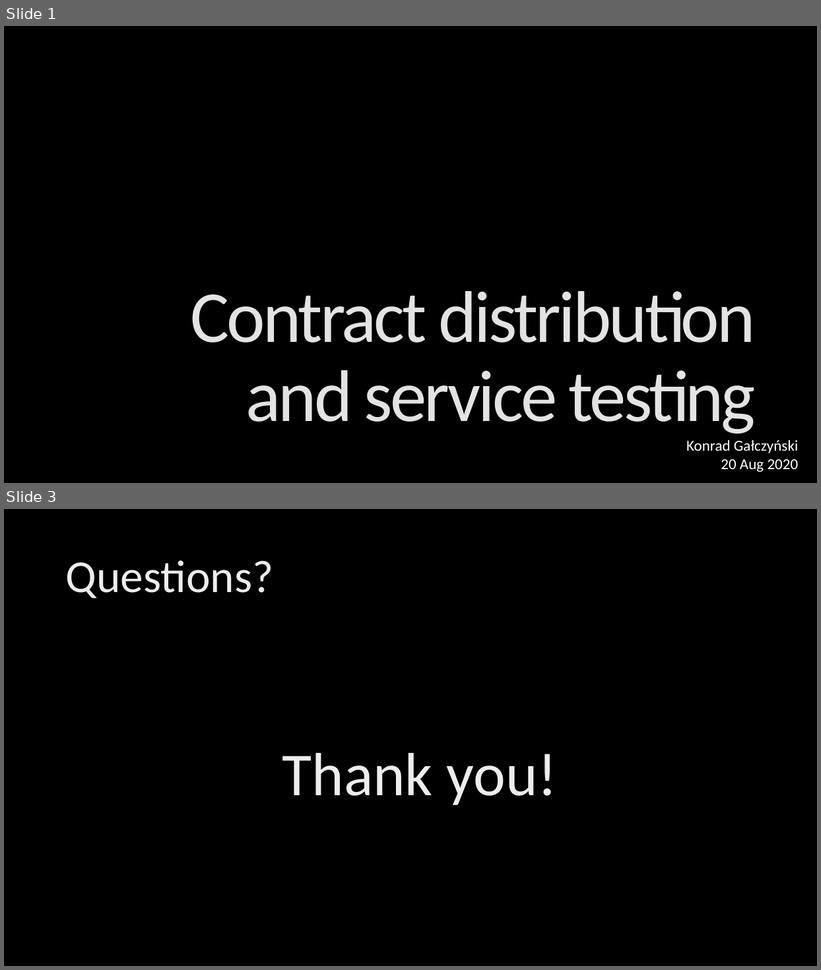
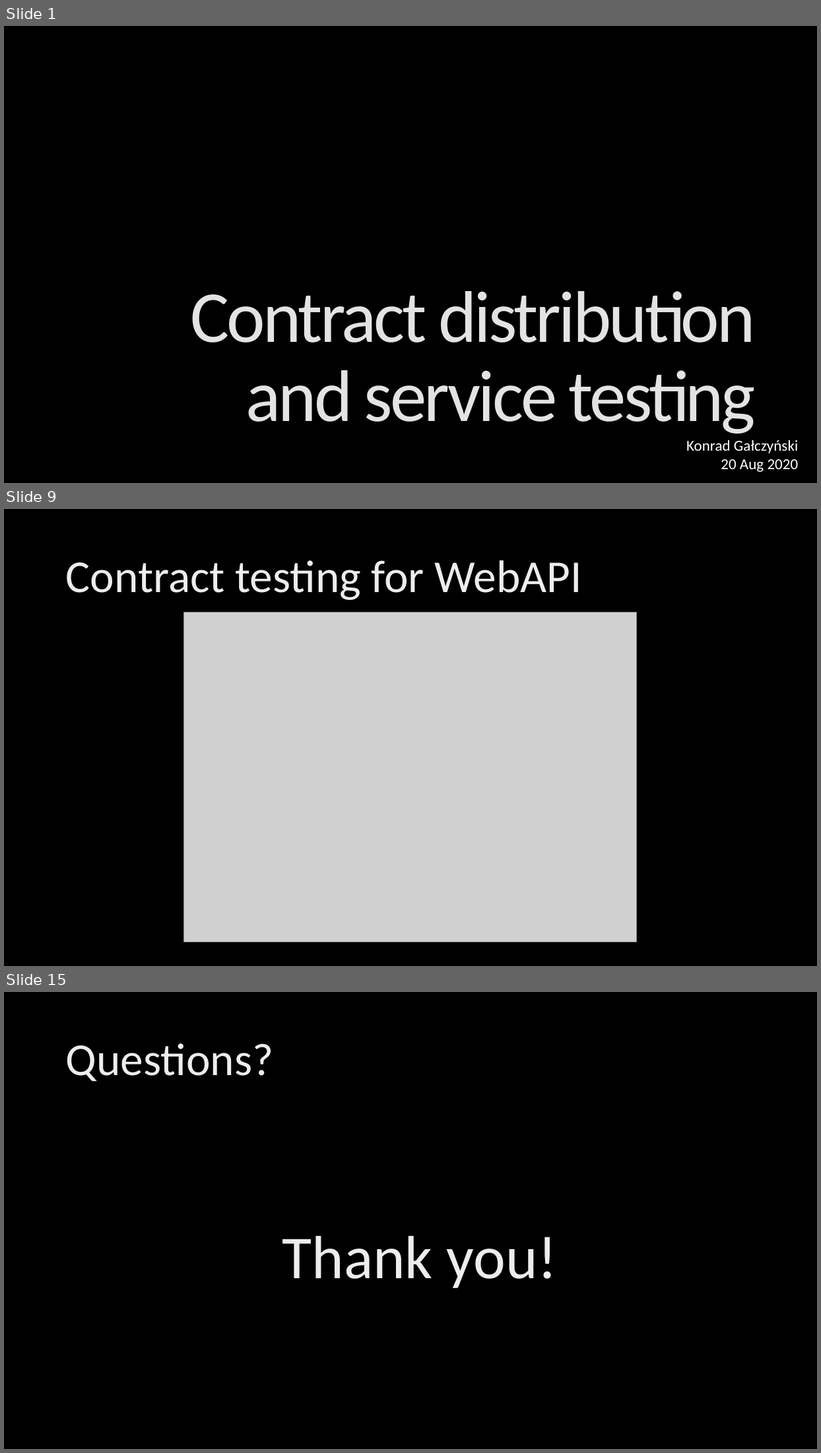
Before and after one commit to KonradGalczynski/Learning, a slide deck: ContractDistribution/ContractDistribution.pptx. Shown one above the other, each under a label of ours: slides 1 and 3 before the commit, slides 1, 9 and 15 after it; the slides between them are not shown. The pictures are 821x970 and 821x1453 pixels, drawn with LibreOffice and Linux fonts; fonts in the diff are those of the drawing; grey boxes stand for pictures; background and template pictures are left out. Boxes give left, top, right and bottom in pixels: in the first picture for what was removed or moved away, otherwise in the second. Text is boxed around its words. In the diff, an @@ line names an element or a change of style, - is before the commit and + after.

Commit message:
contract distribution pptx updated

```diff
--- a/ContractDistribution/ContractDistribution.pptx
+++ b/ContractDistribution/ContractDistribution.pptx
@@ slide 9 added at bbox=[4, 509, 817, 966], background picture (left out) @@
@@ title added at bbox=[66, 560, 582, 600], 54 pt, text gradient #BFBFBF to #EDEDED to #FFFFFF @@
+Contract testing for WebAPI
@@ picture added at bbox=[184, 613, 637, 942] @@
@@ what was slide 3 is now slide 15 @@
```
Also in this commit, not shown: 13 other slides added, 2 slides removed.
